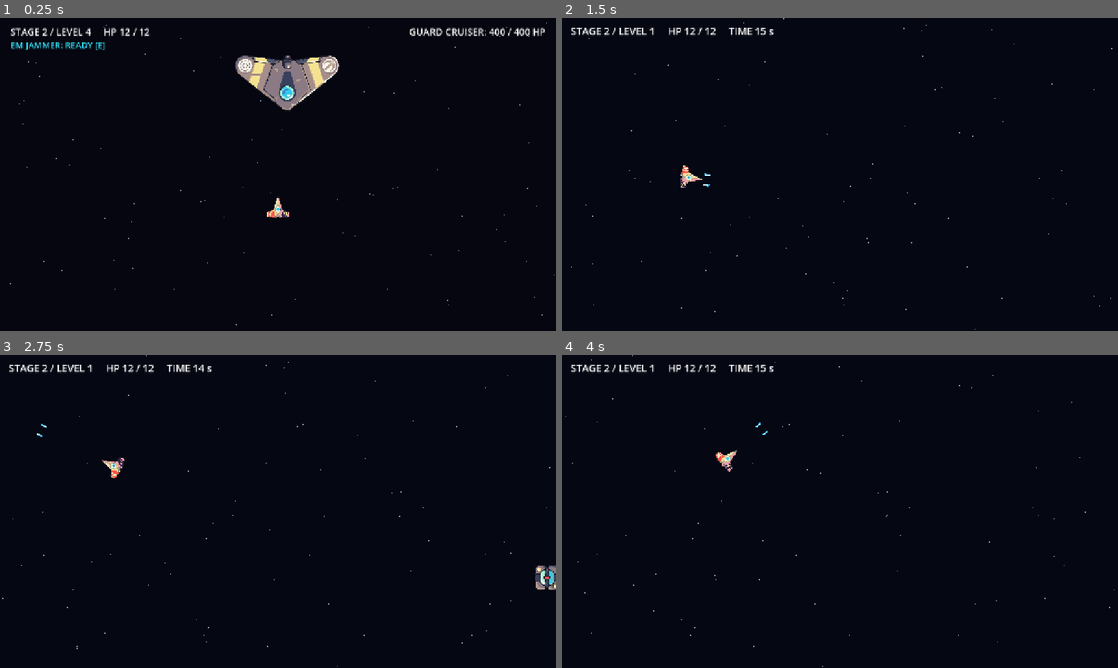
Above: before the commit, frames 1-4 (two rows, left to right).
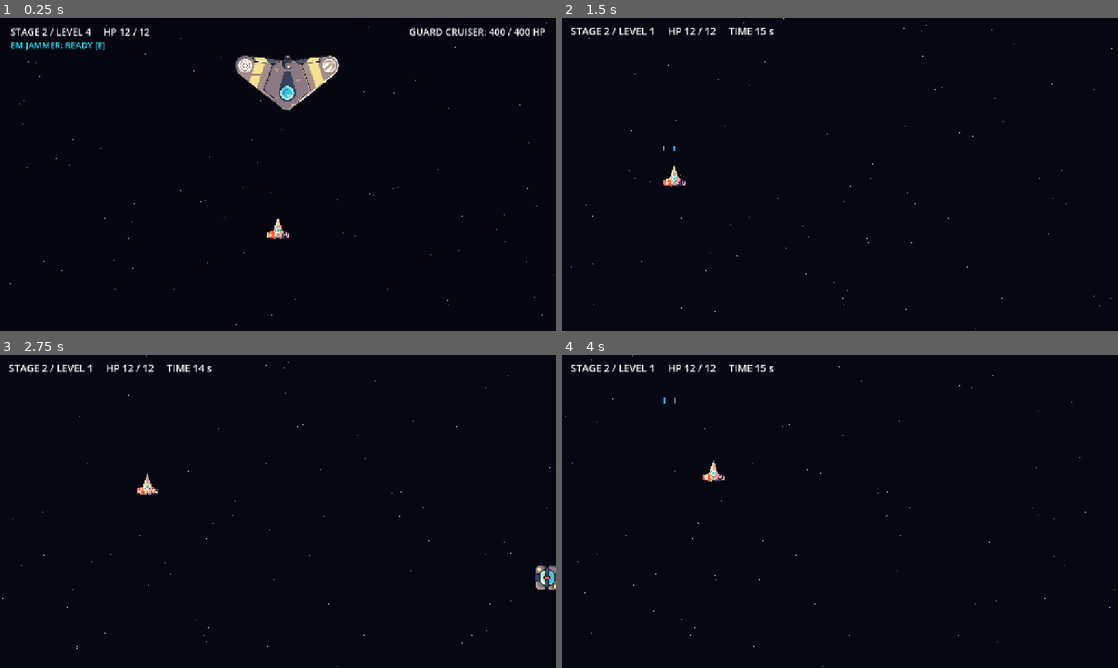
Above: after the commit, the same moments.

Repository: asmaasyaa/Last-Signal
Game: Godot game, scene res://scenes/stage2/boss_arena.tscn
The game is run twice, just before and just after one commit, with the same random seed, the same clock (stepped at 60 frames per second) and the same inputs. This scene is started directly instead of the project's main scene.
Inputs (mouse positions are in pixels of both pictures, inside the frame that each line leads up to):
- Up to frame 1 (0.25 s): no input
- Up to frame 2 (1.5 s): tap Enter at 0.5 s; move the mouse to (812, 237) at 0.52 s; tap E (em_jammer) at 0.6 s; click (812, 237) at 0.67 s; tap Space at 0.77 s; move the mouse to (1006, 221) at 1.27 s; tap R at 1.35 s; click (1006, 221) at 1.42 s
- Up to frame 3 (2.75 s): tap Space at 1.52 s; move the mouse to (111, 464) at 2.02 s; tap Enter at 2.1 s; click (111, 464) at 2.17 s
- Up to frame 4 (4 s): move the mouse to (867, 511) at 2.77 s; tap E (em_jammer) at 2.85 s; click (867, 511) at 2.92 s; tap Space at 3.02, 3.77 s; move the mouse to (756, 433) at 3.52 s; tap R at 3.6 s; click (756, 433) at 3.67 s

The runs differ from the first frame. In frame 1, 0.3% of the frame differs, in the area x 48-52%, y 57-71%; in frame 2, 0.2%; in frame 3, 0.3%; in frame 4, 0.3%, in the area x 18-37%, y 13-41%.

Commit message:
fix: fix plane control in player.gd

Diff:
--- a/scripts/player.gd
+++ b/scripts/player.gd
@@ -6,6 +6,12 @@
 
 @export var max_health: int = 12
 @export var move_speed: float = 500.0
+@export var acceleration: float = 2400.0 # PROVISIONAL (TBD): smooth thrust ramp-up in px/s^2
+@export var deceleration: float = 3000.0 # PROVISIONAL (TBD): smooth braking deceleration in px/s^2
+@export var slow_radius: float = 75.0 # PROVISIONAL (TBD): distance from cursor to begin smooth arrival braking
+@export var side_speed_scale: float = 1.0 # PROVISIONAL (TBD): lateral speed multiplier relative to move_speed
+@export var reverse_speed_scale: float = 1.0 # PROVISIONAL (TBD): backward speed multiplier relative to move_speed
+@export var forward_direction: Vector2 = Vector2.UP # Base forward facing direction (UP = 0 deg, RIGHT for side-scrolling)
 @export var stop_threshold: float = 8.0 # Speed threshold below which the ship is considered stationary
 @export var arrive_distance: float = 4.0 # Distance to mouse within which ship has arrived and is stationary
 @export var regen_wait: float = 2.0 # PROVISIONAL (TBD): stationary delay before passive regen starts
@@ -94,6 +100,12 @@
 	return visuals
 
 
+func set_forward_direction(dir: Vector2) -> void:
+	if dir.length_squared() > 0.0001:
+		forward_direction = dir.normalized()
+		rotation = Vector2.UP.angle_to(forward_direction)
+
+
 func reset_state() -> void:
 	health = max_health
 	alive = true
@@ -102,6 +114,7 @@
 	regen_fraction = 0.0
 	contact_cooldown.clear()
 	target_position_override = null
+	set_forward_direction(forward_direction)
 	set_physics_process(true)
 	update_visual_state()
 	health_changed.emit(health, max_health)
@@ -123,6 +136,7 @@
 	regen_fraction = 0.0
 	contact_cooldown.clear()
 	target_position_override = null
+	set_forward_direction(forward_direction)
 	set_physics_process(true)
 	update_visual_state()
 	health_changed.emit(health, max_health)
@@ -138,26 +152,74 @@
 
 
 func _update_movement(delta: float) -> void:
+	var forward_dir: Vector2 = forward_direction.normalized() if forward_direction.length_squared() > 0.0001 else Vector2.UP
+	rotation = Vector2.UP.angle_to(forward_dir)
+
+	if delta <= 0.0 or move_speed <= 0.0:
+		movement_velocity = Vector2.ZERO
+		return
+
 	var mouse_pos: Vector2 = target_position_override if target_position_override != null else get_global_mouse_position()
-	var to_mouse: Vector2 = mouse_pos - global_position
-	var distance_to_mouse: float = to_mouse.length()
-
-	# If within arrival deadzone, ship has reached cursor and is considered stationary
-	if distance_to_mouse <= arrive_distance:
-		movement_velocity = Vector2.ZERO
+	var target_pos := Vector2(
+		clampf(mouse_pos.x, play_area_min.x, play_area_max.x),
+		clampf(mouse_pos.y, play_area_min.y, play_area_max.y)
+	)
+	var to_target: Vector2 = target_pos - global_position
+	var distance_to_target: float = to_target.length()
+
+	# Within arrival deadzone: decelerate smoothly to stationary
+	if distance_to_target <= arrive_distance:
+		if movement_velocity.length() <= stop_threshold:
+			movement_velocity = Vector2.ZERO
+		else:
+			movement_velocity = movement_velocity.move_toward(Vector2.ZERO, deceleration * delta)
+			var brake_dest: Vector2 = global_position + movement_velocity * delta
+			brake_dest.x = clampf(brake_dest.x, play_area_min.x, play_area_max.x)
+			brake_dest.y = clampf(brake_dest.y, play_area_min.y, play_area_max.y)
+			movement_velocity = (brake_dest - global_position) / delta
+			global_position = brake_dest
+			if movement_velocity.length() <= stop_threshold:
+				movement_velocity = Vector2.ZERO
+		return
+
+	var move_dir: Vector2 = to_target / distance_to_target
+	var arrival_ratio: float = clampf(
+		(distance_to_target - arrive_distance) / maxf(slow_radius - arrive_distance, 0.001),
+		0.0,
+		1.0
+	)
+	var arrival_speed: float = move_speed * sqrt(arrival_ratio)
+
+	# Allow optional directional tuning (default 1.0 = full speed in every direction)
+	var forward_cos: float = move_dir.dot(forward_dir)
+	var dir_scale: float = 1.0
+	if forward_cos >= 0.0:
+		dir_scale = lerpf(maxf(side_speed_scale, 0.05), 1.0, forward_cos)
 	else:
-		var step: Vector2 = to_mouse.limit_length(move_speed * delta)
+		dir_scale = lerpf(maxf(side_speed_scale, 0.05), maxf(reverse_speed_scale, 0.05), -forward_cos)
+
+	var desired_speed: float = maxf(arrival_speed * dir_scale, minf(move_speed, stop_threshold + 4.0))
+
+	# Decompose velocity along move_dir to damp off-axis inertia and prevent icy drifting
+	var along_speed: float = movement_velocity.dot(move_dir)
+	var off_axis_velocity: Vector2 = movement_velocity - move_dir * along_speed
+	off_axis_velocity *= exp(-28.0 * delta)
+
+	var accel_rate: float = deceleration if (along_speed < 0.0 or desired_speed < along_speed) else acceleration
+	along_speed = move_toward(along_speed, desired_speed, accel_rate * delta)
+
+	movement_velocity = move_dir * along_speed + off_axis_velocity
+
+	var step: Vector2 = movement_velocity * delta
+	if step.length() >= distance_to_target and movement_velocity.dot(move_dir) > 0.0:
+		movement_velocity = (target_pos - global_position) / delta
+		global_position = target_pos
+	else:
 		var destination: Vector2 = global_position + step
-
 		destination.x = clampf(destination.x, play_area_min.x, play_area_max.x)
 		destination.y = clampf(destination.y, play_area_min.y, play_area_max.y)
-
-		movement_velocity = (destination - global_position) / maxf(delta, 0.00001)
+		movement_velocity = (destination - global_position) / delta
 		global_position = destination
-
-	# Facing direction follows movement velocity and is preserved when stationary
-	if movement_velocity.length() > stop_threshold:
-		rotation = Vector2.UP.angle_to(movement_velocity)
 
 
 func _update_regeneration(delta: float) -> void:
